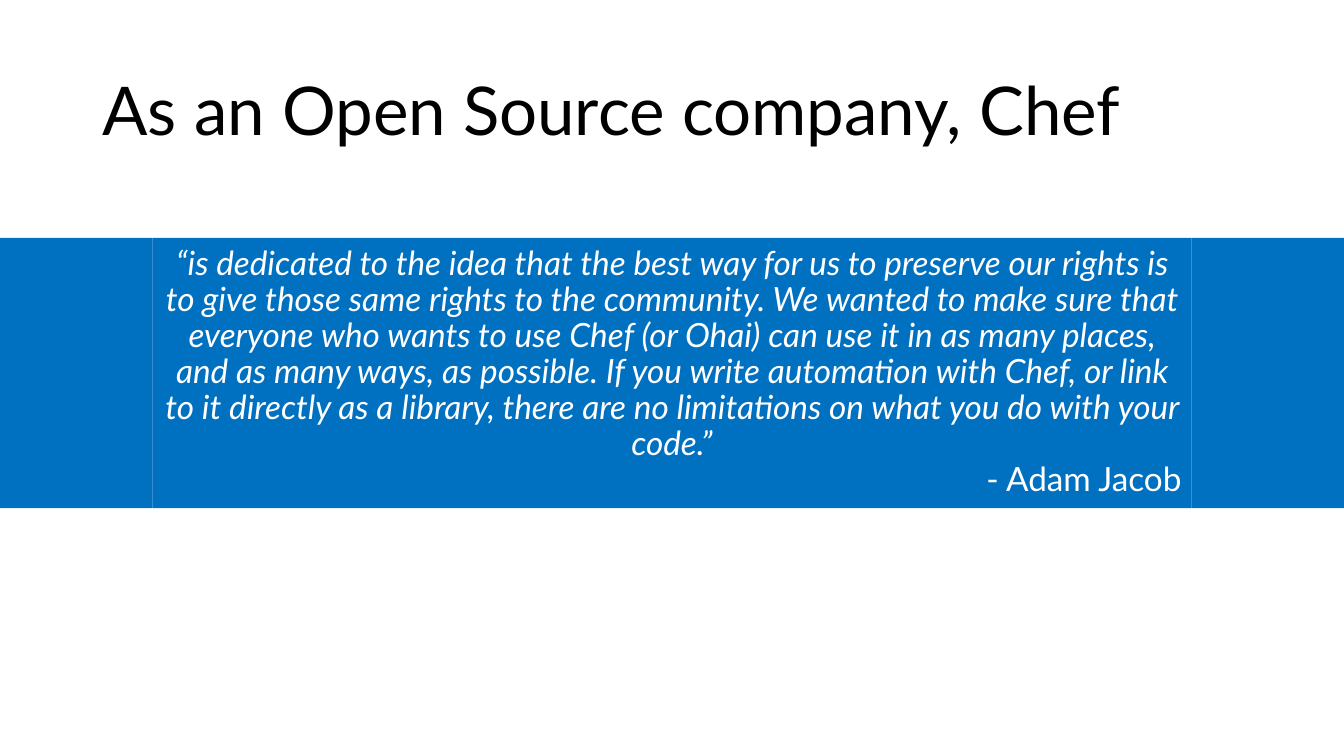
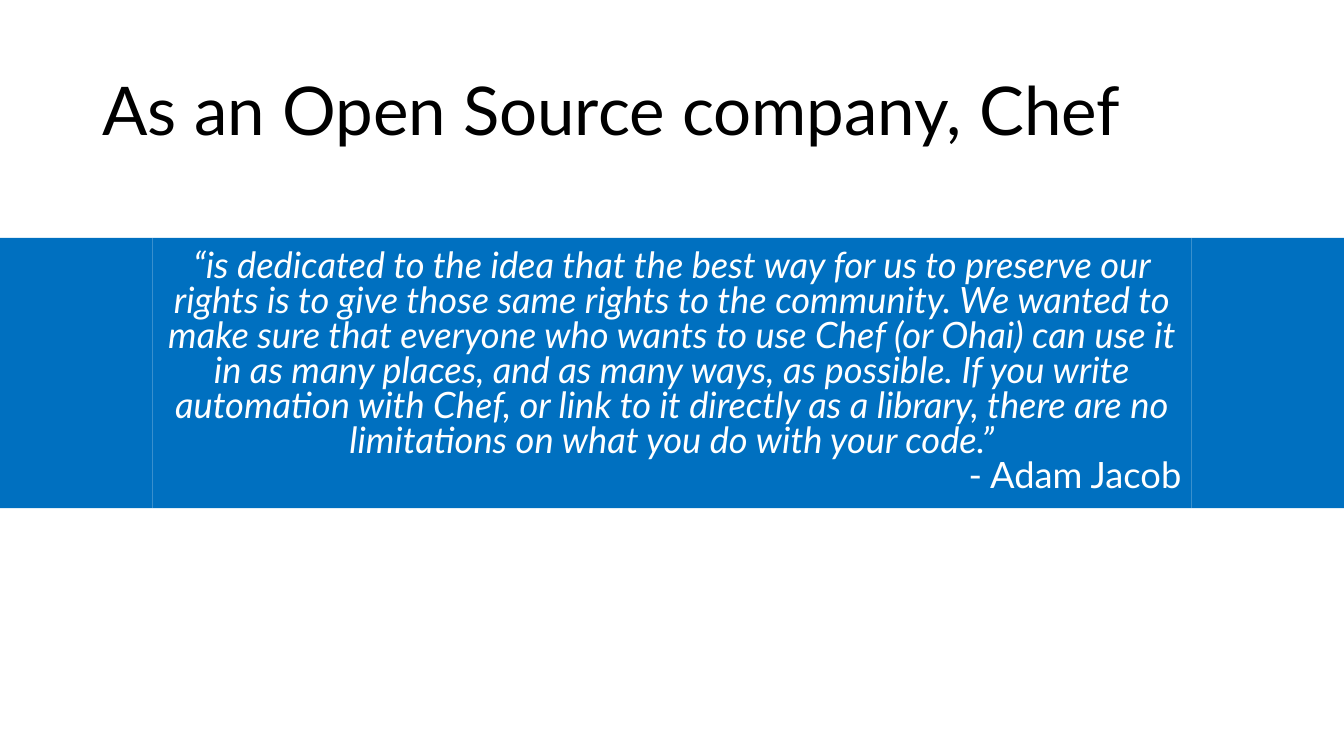
Before and after one commit to microsoft/AcademicContent, a slide deck: slide 5 of Complimentary Course Content/Module7/Lessons/Module7_Lesson3 Introduction to Chef.pptx. Drawn at 1344x756 pixels with LibreOffice and Linux fonts; fonts in the diff are those of the drawing. Boxes give left, top, right and bottom in pixels: in the first picture for what was removed or moved away, otherwise in the second. Text is boxed around its words. In the diff, an @@ line names an element or a change of style, - is before the commit and + after.

Commit message:
Module 7 Lesson 3: Added some missing detail about Chef attributes and nodes

```diff
--- a/Complimentary Course Content/Module7/Lessons/Module7_Lesson3 Introduction to Chef.pptx
+++ b/Complimentary Course Content/Module7/Lessons/Module7_Lesson3 Introduction to Chef.pptx
@@ text "“is dedicated to the idea ..." at <box>168,250,1182,489</box>: size 23.8 to 25.9 pt; line spacing 0.9 to 0.8 @@
```
Also in this commit, not shown: 2 other slides changed.
